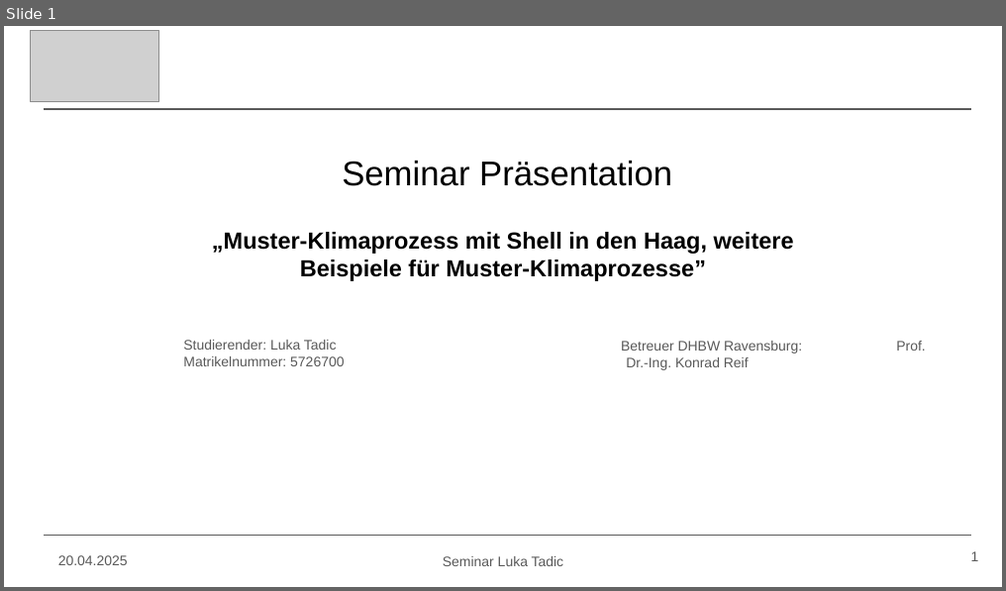
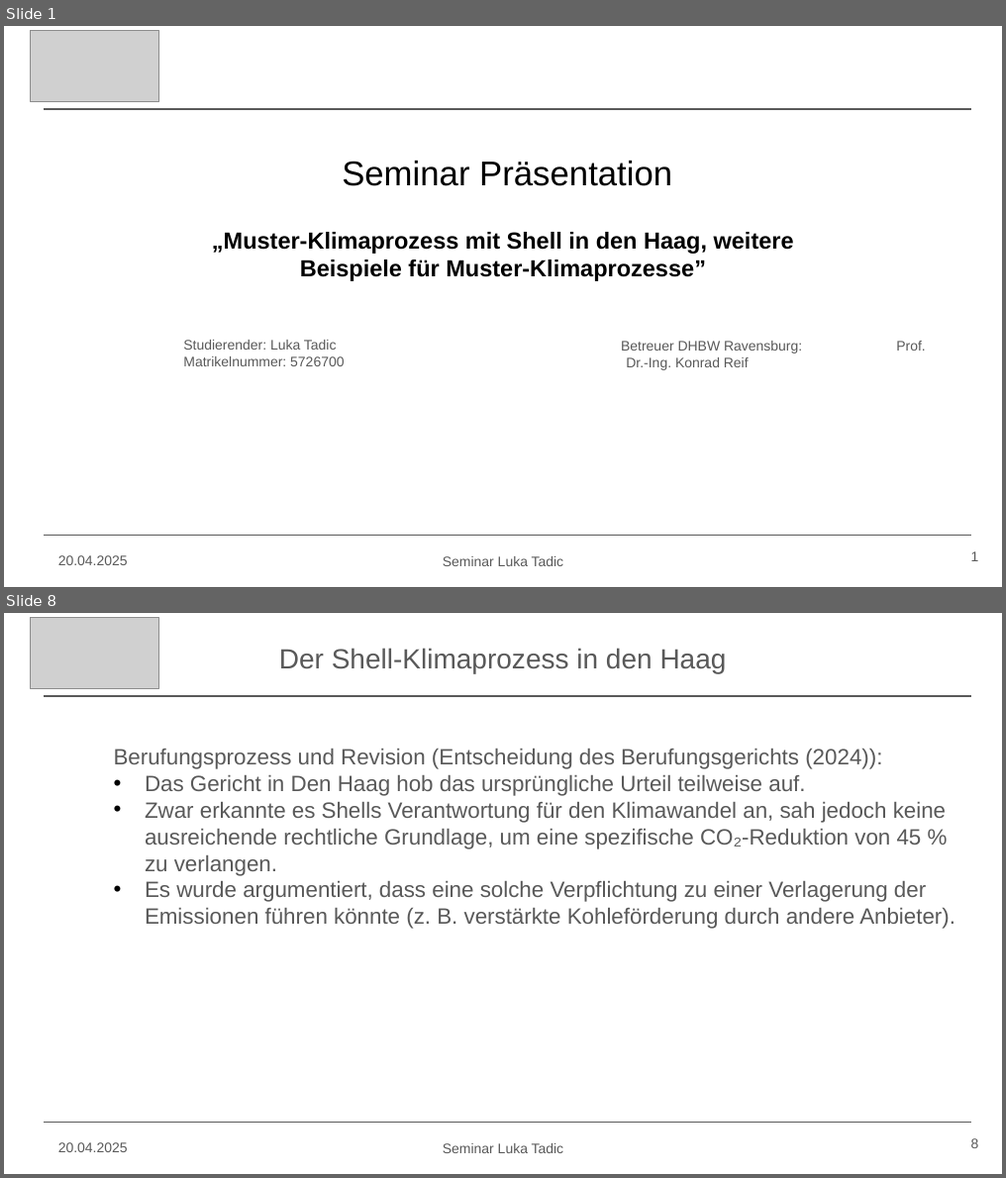
Before and after one commit to Lukiano12/Seminar, a slide deck: Seminar Präsentation.pptx. Shown one above the other, each under a label of ours: slide 1 before the commit, slides 1 and 8 after it; the slides between them are not shown. The pictures are 1006x591 and 1006x1178 pixels, drawn with LibreOffice and Linux fonts; fonts in the diff are those of the drawing; grey boxes stand for pictures. Boxes give left, top, right and bottom in pixels: in the first picture for what was removed or moved away, otherwise in the second. Text is boxed around its words. In the diff, an @@ line names an element or a change of style, - is before the commit and + after.

```diff
--- a/Seminar Präsentation.pptx
+++ b/Seminar Präsentation.pptx
@@ slide 8 added at (x1=4, y1=613, x2=1002, y2=1174), background #FFFFFF @@
@@ picture added at (x1=31, y1=617, x2=159, y2=688) @@
@@ text added at (x1=279, y1=648, x2=727, y2=673), 20 pt, text #595959 @@
+Der Shell-Klimaprozess in den Haag
@@ line added from (43, 696) to (972, 696), #595959 0.75 pt @@
@@ text added at (x1=114, y1=749, x2=955, y2=929), 16 pt, text #595959 @@
+  Berufungsprozess und Revision (Entscheidung des Berufungsgerichts (2024)):
+  • Das Gericht in Den Haag hob das ursprüngliche Urteil teilweise auf.
+  • Zwar erkannte es Shells Verantwortung für den Klimawandel an, sah jedoch keine ausreichende rechtliche Grundlage, um eine spezifische CO₂-Reduktion von 45 % zu verlangen.
+  • Es wurde argumentiert, dass eine solche Verpflichtung zu einer Verlagerung der Emissionen führen könnte (z. B. verstärkte Kohleförderung durch andere Anbieter).
@@ line added from (43, 1122) to (972, 1122), #595959 0.75 pt @@
@@ text added at (x1=58, y1=1143, x2=128, y2=1153), 10 pt, text #595959 @@
+20.04.2025
@@ text added at (x1=443, y1=1144, x2=564, y2=1154), 10 pt, text #595959 @@
+Seminar Luka Tadic
@@ page number added at (x1=971, y1=1139, x2=979, y2=1149), 10 pt, text #595959 @@
+8
```
Also in this commit, not shown: 9 slides changed, 9 other slides added.
